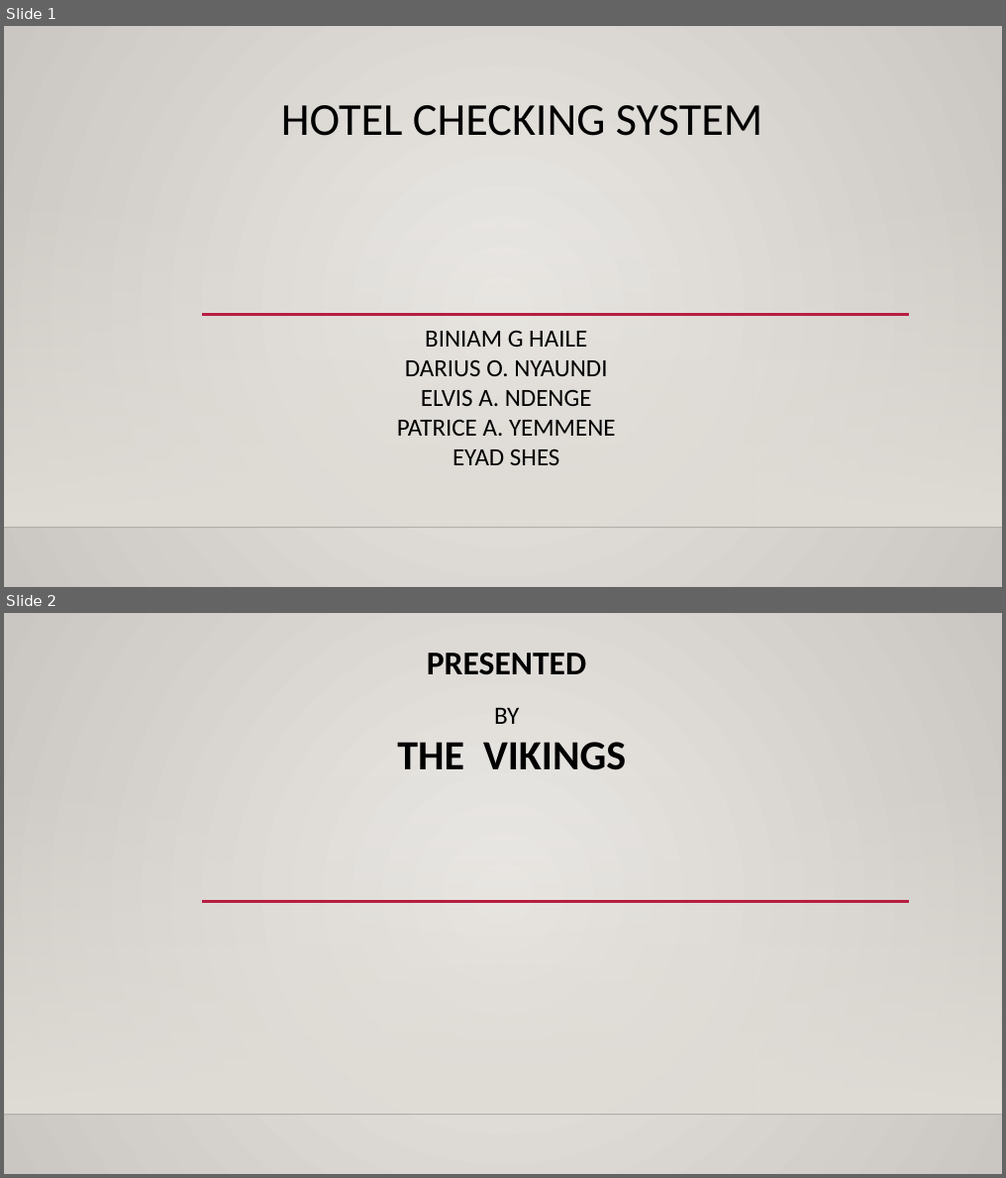
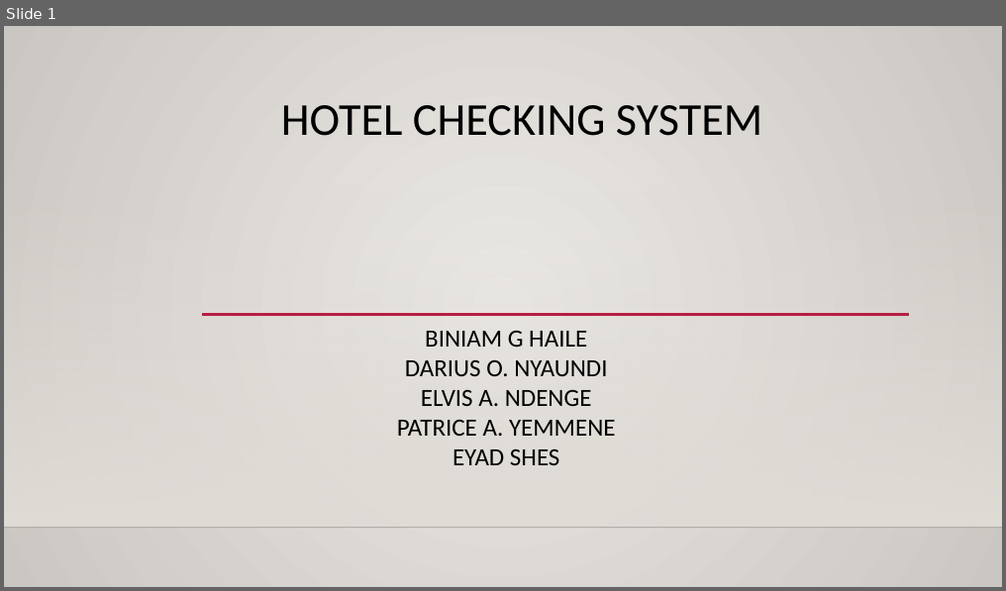
Before and after one commit to nyaundid/Hotel_Management-, a slide deck: Final_Presentation.pptx. Shown one above the other, each under a label of ours: slides 1 and 2 before the commit, slide 1 after it. The pictures are 1006x1178 and 1006x591 pixels, drawn with LibreOffice and Linux fonts; fonts in the diff are those of the drawing; background and template pictures are left out. Boxes give left, top, right and bottom in pixels: in the first picture for what was removed or moved away, otherwise in the second. Text is boxed around its words. In the diff, an @@ line names an element or a change of style, - is before the commit and + after.

```diff
--- a/Final_Presentation.pptx
+++ b/Final_Presentation.pptx
@@ slide 2 removed at (4, 613, 1002, 1174), background gradient #ECEAE7 to #CAC7C1; not listed: 3 template elements that a slide beside it also shows @@
@@ title removed at (397, 653, 626, 770) @@
-PRESENTED
-BY
-THE VIKINGS
```
Also in this commit, not shown: 8 slides added.
